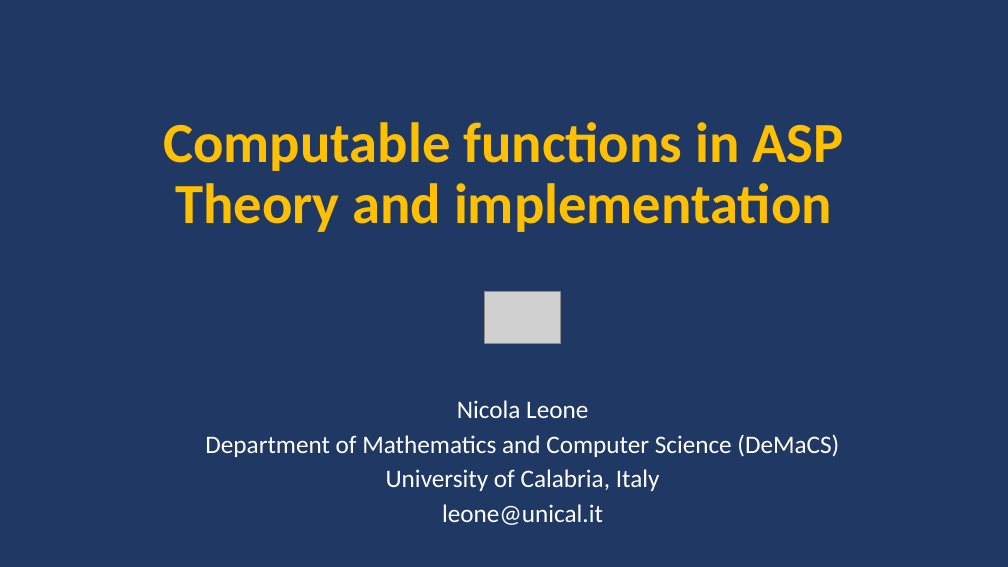
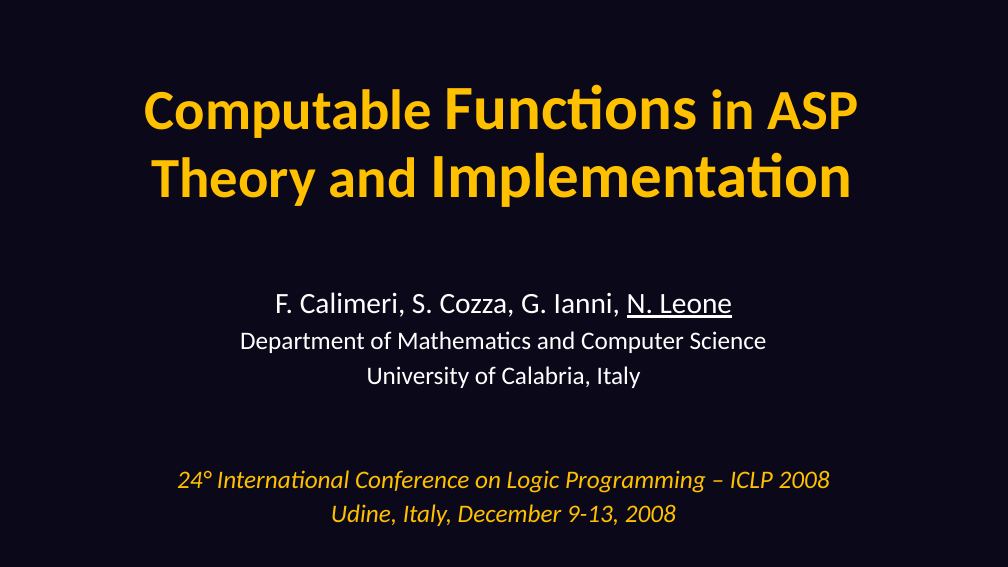
Before and after one commit to DeMaCS-UNICAL/functions_presentation_2018, a slide deck: slide 1 of presentation.pptx. Drawn at 1008x567 pixels with LibreOffice and Linux fonts; fonts in the diff are those of the drawing; grey boxes stand for pictures. Boxes give left, top, right and bottom in pixels: in the first picture for what was removed or moved away, otherwise in the second. Text is boxed around its words. In the diff, an @@ line names an element or a change of style, - is before the commit and + after.

```diff
--- a/presentation.pptx
+++ b/presentation.pptx
@@ background #203864 to #0B081A @@
@@ title at [145,84,858,207]: text changed @@
-Computable functions in ASP
-Theory and implementation
+Computable Functions in ASP
+Theory and Implementation
@@ subtitle "F. Calimeri, S. Cozza, G. ...": place and size @@
-subtitle "F. Calimeri, S. Cozza, G. ..." at [205,400,839,525]
+subtitle "F. Calimeri, S. Cozza, G. ..." at [177,292,830,526]
@@ subtitle at [240,292,767,353]: text changed @@
-Nicola Leone
-Department of Mathematics and Computer Science (DeMaCS)
+F. Calimeri, S. Cozza, G. Ianni, N. Leone
+Department of Mathematics and Computer Science
@@ picture removed at [485,291,560,343] @@
@@ subtitle at [177,470,830,526]: text changed; text colour #FFFFFF to #FFC000; italic on @@
-leone@unical.it
+24° International Conference on Logic Programming – ICLP 2008
+Udine, Italy, December 9-13, 2008
```
Also in this commit, not shown: 26 other slides changed, 25 slides added, 22 slides removed.
